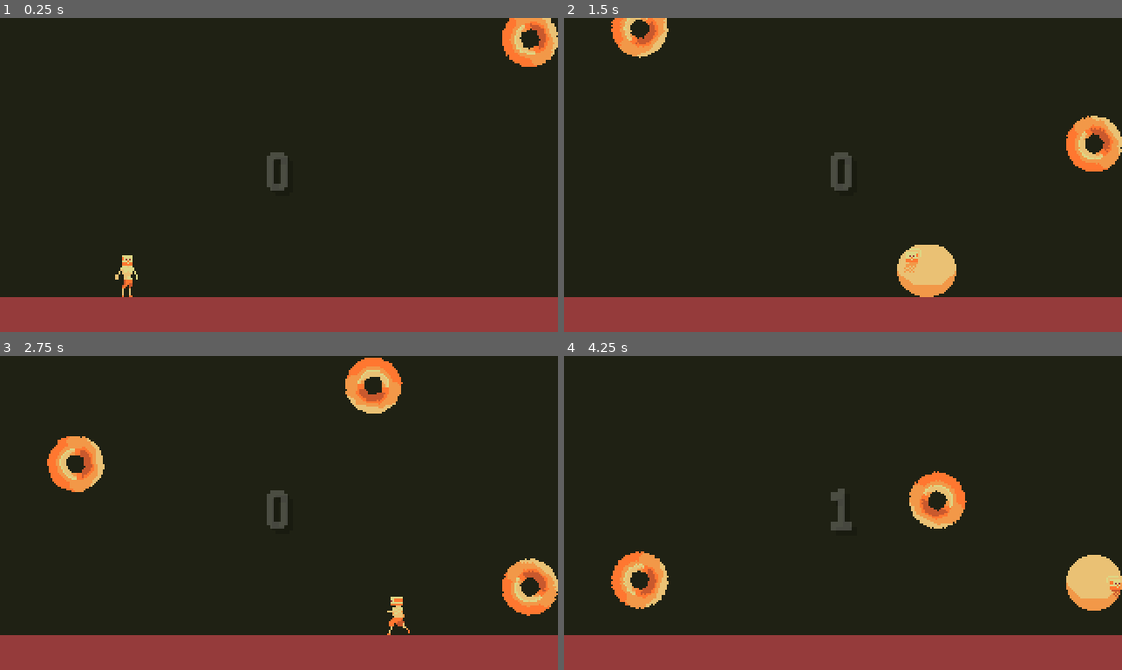
Above: before the commit, frames 1-4 (two rows, left to right).
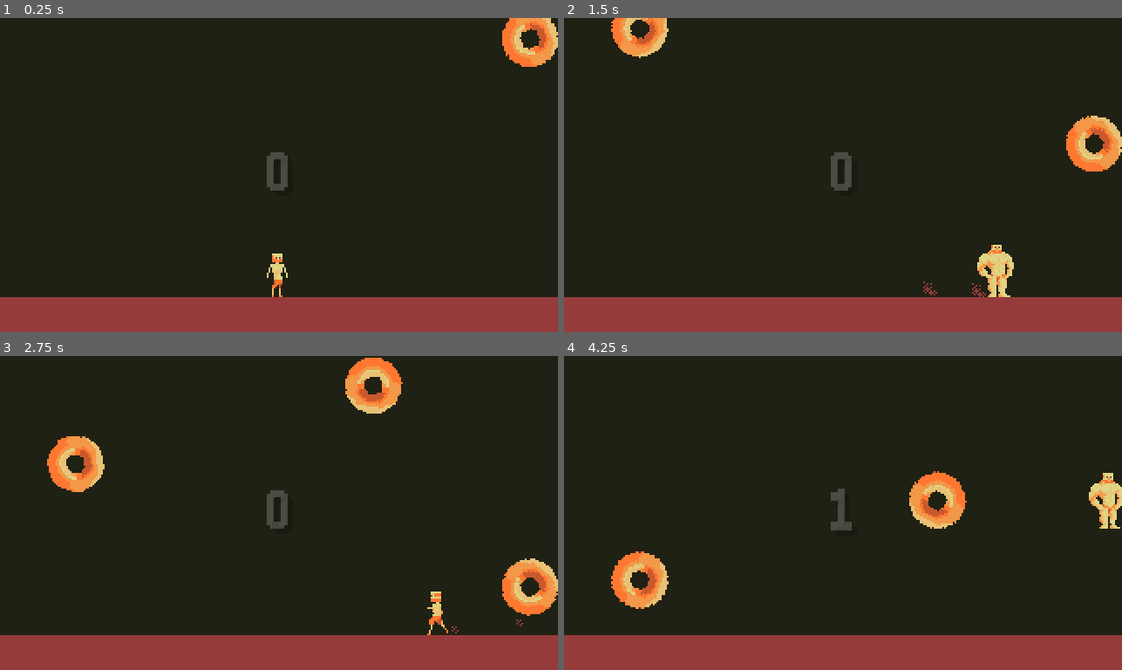
Above: after the commit, the same moments.

Repository: SamuelCGP/no-trition
Game: Godot game, scene res://No-trition.tscn
Two runs of this game, one before a commit and one after it. Both use one fixed random seed, a clock stepped at 60 frames per second and the inputs below.
Inputs:
- Up to frame 1 (0.25 s): no input
- Up to frame 2 (1.5 s): hold D (right) from 0.53 s (still down); tap Z (change, bound only before the commit) at 0.6 s; tap W (up) at 0.77, 1.07 s; tap X (second_form, bound only after the commit) at 0.8, 1.35 s
- Up to frame 3 (2.75 s): tap W (up) at 1.52, 1.55, 1.82, 2.1 s; release D (right) at 2.03 s; hold A (left) from 2.03 s (still down); tap Z (change, bound only before the commit) at 2.3 s
- Up to frame 4 (4.25 s): release A (left) at 2.78 s; hold D (right) from 2.78 s (still down); tap Z (change, bound only before the commit) at 2.85 s; tap W (up) at 3.02, 3.32, 3.77, 3.8, 4.07 s; tap X (second_form, bound only after the commit) at 3.05, 3.6 s

The runs differ from the first frame. In frame 1, 0.4% of the frame differs, in the area x 20-52%, y 75-89%; in frame 2, 2.1%, in the area x 59-81%, y 72-89%; in frame 3, 0.5%; in frame 4, 2.1%.

Commit message:
matheus

Diff:
--- a/HungryMan.gd
+++ /dev/null
@@ -1,76 +0,0 @@
-extends KinematicBody2D
-
-const GRAVITY = 20
-const SCALE_LERP_SPEED = 10.0
-
-var grounded = false
-var last_grounded = false
-
-var speed = 50
-var jump_force = 200
-var motion = Vector2()
-var nutrition = "hungry" # hungry! fat! muscular?
-
-onready var sprite = $Sprite as AnimatedSprite
-onready var hungry_shape = $HungryShape as CollisionShape2D
-onready var fat_shape = $FatShape as CollisionShape2D
-
-func _process(delta: float) -> void:
-	if motion.x != 0:
-		sprite.flip_h = motion.x < 0
-
-	if motion.x != 0:
-		sprite.play(nutrition + "_walk")
-	else:
-		sprite.play(nutrition + "_idle")
-
-	if last_grounded != grounded and grounded:
-		sprite.scale = Vector2(1.4, 0.6)
-
-	sprite.scale = sprite.scale.linear_interpolate(Vector2.ONE, SCALE_LERP_SPEED * delta)
-
-
-func _physics_process(_delta: float) -> void:
-	last_grounded = grounded
-	grounded = is_on_floor()
-
-	motion.y += GRAVITY
-	motion.x = Input.get_axis('left', 'right') * speed
-
-	if grounded:
-		if Input.is_action_just_pressed("up"):
-			motion.y = -jump_force
-			sprite.scale = Vector2(0.6, 1.4)
-
-	motion = move_and_slide(motion, Vector2.UP)
-
-	# EAT
-	if Input.is_action_just_pressed("change"):
-		if nutrition == "hungry":
-			nutrition = "fat"
-			speed = 150
-			jump_force = 300
-
-			fat_shape.disabled = false
-			hungry_shape.disabled = true
-
-		elif nutrition == "fat":
-			nutrition = "hungry"
-			speed = 50
-			jump_force = 200
-
-			fat_shape.disabled = true
-			hungry_shape.disabled = false
-
-#			if nutrition == "hungry":
-#				nutrition = "fat"
-#				$Hungry.visible = false
-#				$Fat.visible = true
-#				$CollisionShape2D.shape.extents.y = 16
-#				$CollisionShape2D.shape.extents.x = 16
-#			elif nutrition == "fat":
-#				nutrition = "hungry"
-#				$Hungry.visible = true
-#				$Fat.visible = false
-#				$CollisionShape2D.shape.extents.y = 14
-#				$CollisionShape2D.shape.extents.x = 5
--- a/No-trition.tscn
+++ b/No-trition.tscn
@@ -1,13 +1,11 @@
-[gd_scene load_steps=46 format=2]
-
-[ext_resource path="res://scenes/donut.tscn" type="PackedScene" id=1]
-[ext_resource path="res://HungryMan.gd" type="Script" id=2]
-[ext_resource path="res://textures/character/hungry.png" type="Texture" id=3]
-[ext_resource path="res://pixel.tres" type="DynamicFont" id=4]
-[ext_resource path="res://textures/character/fat.png" type="Texture" id=5]
+[gd_scene load_steps=24 format=2]
+
+[ext_resource path="res://scenes/donut/Donut.tscn" type="PackedScene" id=1]
+[ext_resource path="res://scenes/hungry_man/HungryMan.tscn" type="PackedScene" id=2]
+[ext_resource path="res://resources/fonts/pixel.tres" type="DynamicFont" id=4]
 [ext_resource path="res://textures/tiles/map.png" type="Texture" id=6]
-[ext_resource path="res://Spawner.gd" type="Script" id=7]
-[ext_resource path="res://score_label.gd" type="Script" id=8]
+[ext_resource path="res://scripts/Spawner.gd" type="Script" id=7]
+[ext_resource path="res://scripts/score_label.gd" type="Script" id=8]
 
 [sub_resource type="ConvexPolygonShape2D" id=25]
 points = PoolVector2Array( 0, 0, 16, 0, 16, 16, 0, 16 )
@@ -179,103 +177,6 @@
 } ]
 0/z_index = 0
 
-[sub_resource type="AtlasTexture" id=23]
-atlas = ExtResource( 5 )
-region = Rect2( 0, 0, 32, 32 )
-
-[sub_resource type="AtlasTexture" id=15]
-atlas = ExtResource( 5 )
-region = Rect2( 0, 0, 32, 32 )
-
-[sub_resource type="AtlasTexture" id=16]
-atlas = ExtResource( 5 )
-region = Rect2( 32, 0, 32, 32 )
-
-[sub_resource type="AtlasTexture" id=17]
-atlas = ExtResource( 5 )
-region = Rect2( 64, 0, 32, 32 )
-
-[sub_resource type="AtlasTexture" id=18]
-atlas = ExtResource( 5 )
-region = Rect2( 96, 0, 32, 32 )
-
-[sub_resource type="AtlasTexture" id=19]
-atlas = ExtResource( 5 )
-region = Rect2( 128, 0, 32, 32 )
-
-[sub_resource type="AtlasTexture" id=20]
-atlas = ExtResource( 5 )
-region = Rect2( 160, 0, 32, 32 )
-
-[sub_resource type="AtlasTexture" id=21]
-atlas = ExtResource( 5 )
-region = Rect2( 192, 0, 32, 32 )
-
-[sub_resource type="AtlasTexture" id=22]
-atlas = ExtResource( 5 )
-region = Rect2( 224, 0, 32, 32 )
-
-[sub_resource type="AtlasTexture" id=6]
-atlas = ExtResource( 3 )
-region = Rect2( 0, 32, 32, 32 )
-
-[sub_resource type="AtlasTexture" id=7]
-atlas = ExtResource( 3 )
-region = Rect2( 32, 32, 32, 32 )
-
-[sub_resource type="AtlasTexture" id=8]
-atlas = ExtResource( 3 )
-region = Rect2( 0, 64, 32, 32 )
-
-[sub_resource type="AtlasTexture" id=9]
-atlas = ExtResource( 3 )
-region = Rect2( 32, 64, 32, 32 )
-
-[sub_resource type="AtlasTexture" id=10]
-atlas = ExtResource( 3 )
-region = Rect2( 64, 64, 32, 32 )
-
-[sub_resource type="AtlasTexture" id=11]
-atlas = ExtResource( 3 )
-region = Rect2( 96, 64, 32, 32 )
-
-[sub_resource type="AtlasTexture" id=12]
-atlas = ExtResource( 3 )
-region = Rect2( 128, 64, 32, 32 )
-
-[sub_resource type="AtlasTexture" id=13]
-atlas = ExtResource( 3 )
-region = Rect2( 160, 64, 32, 32 )
-
-[sub_resource type="SpriteFrames" id=14]
-animations = [ {
-"frames": [ SubResource( 23 ) ],
-"loop": true,
-"name": "fat_idle",
-"speed": 5.0
-}, {
-"frames": [ SubResource( 15 ), SubResource( 16 ), SubResource( 17 ), SubResource( 18 ), SubResource( 19 ), SubResource( 20 ), SubResource( 21 ), SubResource( 22 ) ],
-"loop": true,
-"name": "fat_walk",
-"speed": 16.0
-}, {
-"frames": [ SubResource( 6 ), SubResource( 7 ) ],
-"loop": true,
-"name": "hungry_idle",
-"speed": 5.0
-}, {
-"frames": [ SubResource( 8 ), SubResource( 9 ), SubResource( 10 ), SubResource( 11 ), SubResource( 12 ), SubResource( 13 ) ],
-"loop": true,
-"name": "hungry_walk",
-"speed": 12.0
-} ]
-
-[sub_resource type="RectangleShape2D" id=4]
-extents = Vector2( 6, 14 )
-
-[sub_resource type="CircleShape2D" id=42]
-radius = 16.0
-
 [node name="World" type="Node2D"]
 
 [node name="DevTips" type="Label" parent="."]
@@ -283,7 +184,8 @@
 margin_top = -52.0
 margin_right = 195.0
 margin_bottom = -38.0
-text = "aperta Z para mudar de forma"
+text = "Z para 1° forma
+X para 2° forma"
 
 [node name="ScoreLabel" type="Label" parent="."]
 modulate = Color( 1, 1, 1, 0.196078 )
@@ -306,28 +208,7 @@
 format = 1
 tile_data = PoolIntArray( 65534, 0, 0, 65535, 0, 2, 20, 0, 0, 21, 0, 2, 131070, 0, 65536, 131071, 0, 65538, 65556, 0, 6 …(1399 unchanged characters)…
 
-[node name="HungryMan" type="KinematicBody2D" parent="."]
-position = Vector2( 74, 139 )
-script = ExtResource( 2 )
-__meta__ = {
-"_edit_group_": true
-}
-
-[node name="Sprite" type="AnimatedSprite" parent="HungryMan"]
-position = Vector2( 0, 14 )
-frames = SubResource( 14 )
-animation = "hungry_idle"
-frame = 1
-playing = true
-offset = Vector2( 0, -14 )
-
-[node name="HungryShape" type="CollisionShape2D" parent="HungryMan"]
-position = Vector2( -1, 0 )
-shape = SubResource( 4 )
-
-[node name="FatShape" type="CollisionShape2D" parent="HungryMan"]
-shape = SubResource( 42 )
-disabled = true
+[node name="HungryMan" parent="." instance=ExtResource( 2 )]
 
 [node name="Donut" parent="." instance=ExtResource( 1 )]
 position = Vector2( 304, 0 )
--- a/project.godot
+++ b/project.godot
@@ -12,20 +12,26 @@
 "base": "Area2D",
 "class": "Donut",
 "language": "GDScript",
-"path": "res://Donut.gd"
+"path": "res://scenes/donut/Donut.gd"
+}, {
+"base": "Resource",
+"class": "PlayerForm",
+"language": "GDScript",
+"path": "res://scripts/PlayerForm.gd"
 }, {
 "base": "Label",
 "class": "ScoreLabel",
 "language": "GDScript",
-"path": "res://score_label.gd"
+"path": "res://scripts/score_label.gd"
 }, {
 "base": "Timer",
 "class": "Spawner",
 "language": "GDScript",
-"path": "res://Spawner.gd"
+"path": "res://scripts/Spawner.gd"
 } ]
 _global_script_class_icons={
 "Donut": "",
+"PlayerForm": "",
 "ScoreLabel": "",
 "Spawner": ""
 }
@@ -38,7 +44,7 @@
 
 [autoload]
 
-GameManager="*res://game_manager.gd"
+GameManager="*res://scripts/game_manager.gd"
 
 [debug]
 
@@ -107,10 +113,16 @@
 , Object(InputEventKey,"resource_local_to_scene":false,"resource_name":"","device":0,"alt":false,"shift":false,"control":false,"meta":false,"command":false,"pressed":false,"scancode":0,"physical_scancode":16777233,"unicode":0,"echo":false,"script":null)
  ]
 }
-change={
+first_form={
 "deadzone": 0.5,
 "events": [ Object(InputEventKey,"resource_local_to_scene":false,"resource_name":"","device":0,"alt":false,"shift":false,"control":false,"meta":false,"command":false,"pressed":false,"scancode":0,"physical_scancode":90,"unicode":0,"echo":false,"script":null)
 , Object(InputEventKey,"resource_local_to_scene":false,"resource_name":"","device":0,"alt":false,"shift":false,"control":false,"meta":false,"command":false,"pressed":false,"scancode":0,"physical_scancode":74,"unicode":0,"echo":false,"script":null)
+ ]
+}
+second_form={
+"deadzone": 0.5,
+"events": [ Object(InputEventKey,"resource_local_to_scene":false,"resource_name":"","device":0,"alt":false,"shift":false,"control":false,"meta":false,"command":false,"pressed":false,"scancode":0,"physical_scancode":88,"unicode":0,"echo":false,"script":null)
+, Object(InputEventKey,"resource_local_to_scene":false,"resource_name":"","device":0,"alt":false,"shift":false,"control":false,"meta":false,"command":false,"pressed":false,"scancode":0,"physical_scancode":75,"unicode":0,"echo":false,"script":null)
  ]
 }
 
--- a/pixel.tres
+++ b/resources/fonts/pixel.tres
@@ -1,6 +1,7 @@
 [gd_resource type="DynamicFont" load_steps=2 format=2]
 
-[ext_resource path="res://pixel.ttf" type="DynamicFontData" id=1]
+[ext_resource path="res://resources/fonts/pixel.ttf" type="DynamicFontData" id=1]
+
 
 [resource]
 size = 32
--- /dev/null
+++ b/resources/particles/walk_particle.tres
@@ -0,0 +1,13 @@
+[gd_resource type="ParticlesMaterial" format=2]
+
+[resource]
+lifetime_randomness = 0.1
+flag_disable_z = true
+direction = Vector3( -1, -0.3, 0 )
+spread = 5.0
+gravity = Vector3( 0, 50, 0 )
+initial_velocity = 100.0
+initial_velocity_random = 0.2
+orbit_velocity = 0.0
+orbit_velocity_random = 0.0
+damping = 10.0
--- /dev/null
+++ b/resources/player_form/fat_form.tres
@@ -0,0 +1,11 @@
+[gd_resource type="Resource" load_steps=3 format=2]
+
+[ext_resource path="res://scripts/PlayerForm.gd" type="Script" id=1]
+[ext_resource path="res://textures/particle/fat_walk.png" type="Texture" id=2]
+
+[resource]
+script = ExtResource( 1 )
+speed = 200
+jump_force = 300
+particle_amount = 8
+particle = ExtResource( 2 )
--- /dev/null
+++ b/resources/player_form/hungry_form.tres
@@ -0,0 +1,11 @@
+[gd_resource type="Resource" load_steps=3 format=2]
+
+[ext_resource path="res://scripts/PlayerForm.gd" type="Script" id=1]
+[ext_resource path="res://textures/particle/hungry_walk.png" type="Texture" id=2]
+
+[resource]
+script = ExtResource( 1 )
+speed = 50
+jump_force = 200
+particle_amount = 3
+particle = ExtResource( 2 )
--- /dev/null
+++ b/resources/player_form/muscular_form.tres
@@ -0,0 +1,11 @@
+[gd_resource type="Resource" load_steps=3 format=2]
+
+[ext_resource path="res://scripts/PlayerForm.gd" type="Script" id=1]
+[ext_resource path="res://textures/particle/fat_walk.png" type="Texture" id=2]
+
+[resource]
+script = ExtResource( 1 )
+speed = 150
+jump_force = 400
+particle_amount = 6
+particle = ExtResource( 2 )
--- a/scenes/donut.tscn
+++ b/scenes/donut/Donut.tscn
@@ -1,19 +1,19 @@
 [gd_scene load_steps=4 format=2]
 
-[ext_resource path="res://Donut.gd" type="Script" id=1]
-[ext_resource path="res://textures/items/donut.png" type="Texture" id=2]
+[ext_resource path="res://textures/items/donut.png" type="Texture" id=1]
+[ext_resource path="res://scenes/donut/Donut.gd" type="Script" id=2]
 
 [sub_resource type="CircleShape2D" id=24]
 radius = 16.0312
 
 [node name="Donut" type="Area2D"]
-script = ExtResource( 1 )
+script = ExtResource( 2 )
 __meta__ = {
 "_edit_group_": true
 }
 
 [node name="Sprite" type="Sprite" parent="."]
-texture = ExtResource( 2 )
+texture = ExtResource( 1 )
 
 [node name="CollisionShape2D" type="CollisionShape2D" parent="."]
 shape = SubResource( 24 )
--- /dev/null
+++ b/scenes/hungry_man/HungryMan.gd
@@ -0,0 +1,101 @@
+extends KinematicBody2D
+
+const GRAVITY = 20
+const SCALE_LERP_SPEED = 10.0
+const NUTRI_TYPE = ["hungry", "fat", "muscular"]
+const DATA = {
+	"hungry": preload("res://resources/player_form/hungry_form.tres"),
+	"fat": preload("res://resources/player_form/fat_form.tres"),
+	"muscular": preload("res://resources/player_form/muscular_form.tres")
+}
+
+var grounded = false
+var last_grounded = false
+
+var data = DATA.hungry setget set_data
+var speed = 50
+var jump_force = 200
+var motion = Vector2()
+var nutrition = "hungry"
+
+onready var sprite = $Sprite as AnimatedSprite
+onready var hungry_shape = $HungryShape as CollisionShape2D
+onready var fat_shape = $FatShape as CollisionShape2D
+onready var muscular_shape = $MuscularShape as CollisionShape2D
+onready var walk_particle = $WalkParticle as Particles2D
+
+enum {
+	HUNGRY = 0,
+	FAT,
+	MUSCULAR
+}
+
+func _process(delta: float) -> void:
+	if motion.x != 0:
+		sprite.flip_h = motion.x < 0
+		sprite.play(nutrition + "_walk")
+
+		walk_particle.texture = data.particle
+		walk_particle.process_material.direction.x = sign(motion.x) * -1
+		walk_particle.emitting = grounded
+	else:
+		walk_particle.emitting = false
+		sprite.play(nutrition + "_idle")
+
+	if last_grounded != grounded and grounded:
+		sprite.scale = Vector2(1.4, 0.6)
+
+	sprite.scale = sprite.scale.linear_interpolate(Vector2.ONE, SCALE_LERP_SPEED * delta)
+
+
+func _physics_process(_delta: float) -> void:
+	last_grounded = grounded
+	grounded = is_on_floor()
+
+	motion.y += GRAVITY
+	motion.x = Input.get_axis('left', 'right') * speed
+
+	if grounded:
+		if Input.is_action_just_pressed("up"):
+			motion.y = -jump_force
+			sprite.scale = Vector2(0.6, 1.4)
+
+	motion = move_and_slide(motion, Vector2.UP)
+
+	# EAT
+	if Input.is_action_just_pressed("first_form") || Input.is_action_just_pressed("second_form"):
+		var form = FAT if Input.is_action_pressed("first_form") else MUSCULAR
+		var nutri_index = NUTRI_TYPE.find(nutrition)
+
+		match(nutri_index):
+			HUNGRY:
+				change_form(form)
+
+			FAT:
+				change_form(HUNGRY)
+
+			MUSCULAR:
+				change_form(HUNGRY)
+
+func set_data(value:PlayerForm) -> void:
+	data = value
+
+	speed = data.speed
+	jump_force = data.jump_force
+	walk_particle.amount = data.particle_amount
+
+func change_form(nutri_type:int) -> void:
+	nutrition = NUTRI_TYPE[nutri_type]
+	set_data(DATA[NUTRI_TYPE[nutri_type]])
+
+	hungry_shape.disabled = true
+	fat_shape.disabled = true
+	muscular_shape.disabled = true
+
+	match(nutri_type):
+		HUNGRY:
+			hungry_shape.disabled = false
+		FAT:
+			fat_shape.disabled = false
+		MUSCULAR:
+			muscular_shape.disabled = false
--- /dev/null
+++ b/scenes/hungry_man/HungryMan.tscn
@@ -0,0 +1,164 @@
+[gd_scene load_steps=30 format=2]
+
+[ext_resource path="res://scenes/hungry_man/HungryMan.gd" type="Script" id=1]
+[ext_resource path="res://textures/character/hungry.png" type="Texture" id=2]
+[ext_resource path="res://textures/character/fat.png" type="Texture" id=3]
+[ext_resource path="res://resources/particles/walk_particle.tres" type="Material" id=4]
+[ext_resource path="res://textures/particle/fat_walk.png" type="Texture" id=5]
+[ext_resource path="res://textures/character/muscular.png" type="Texture" id=6]
+
+[sub_resource type="AtlasTexture" id=23]
+atlas = ExtResource( 3 )
+region = Rect2( 0, 0, 32, 32 )
+
+[sub_resource type="AtlasTexture" id=15]
+atlas = ExtResource( 3 )
+region = Rect2( 0, 0, 32, 32 )
+
+[sub_resource type="AtlasTexture" id=16]
+atlas = ExtResource( 3 )
+region = Rect2( 32, 0, 32, 32 )
+
+[sub_resource type="AtlasTexture" id=17]
+atlas = ExtResource( 3 )
+region = Rect2( 64, 0, 32, 32 )
+
+[sub_resource type="AtlasTexture" id=18]
+atlas = ExtResource( 3 )
+region = Rect2( 96, 0, 32, 32 )
+
+[sub_resource type="AtlasTexture" id=19]
+atlas = ExtResource( 3 )
+region = Rect2( 128, 0, 32, 32 )
+
+[sub_resource type="AtlasTexture" id=20]
+atlas = ExtResource( 3 )
+region = Rect2( 160, 0, 32, 32 )
+
+[sub_resource type="AtlasTexture" id=21]
+atlas = ExtResource( 3 )
+region = Rect2( 192, 0, 32, 32 )
+
+[sub_resource type="AtlasTexture" id=22]
+atlas = ExtResource( 3 )
+region = Rect2( 224, 0, 32, 32 )
+
+[sub_resource type="AtlasTexture" id=6]
+atlas = ExtResource( 2 )
+region = Rect2( 0, 32, 32, 32 )
+
+[sub_resource type="AtlasTexture" id=7]
+atlas = ExtResource( 2 )
+region = Rect2( 32, 32, 32, 32 )
+
+[sub_resource type="AtlasTexture" id=8]
+atlas = ExtResource( 2 )
+region = Rect2( 0, 64, 32, 32 )
+
+[sub_resource type="AtlasTexture" id=9]
+atlas = ExtResource( 2 )
+region = Rect2( 32, 64, 32, 32 )
+
+[sub_resource type="AtlasTexture" id=10]
+atlas = ExtResource( 2 )
+region = Rect2( 64, 64, 32, 32 )
+
+[sub_resource type="AtlasTexture" id=11]
+atlas = ExtResource( 2 )
+region = Rect2( 96, 64, 32, 32 )
+
+[sub_resource type="AtlasTexture" id=12]
+atlas = ExtResource( 2 )
+region = Rect2( 128, 64, 32, 32 )
+
+[sub_resource type="AtlasTexture" id=13]
+atlas = ExtResource( 2 )
+region = Rect2( 160, 64, 32, 32 )
+
+[sub_resource type="AtlasTexture" id=43]
+atlas = ExtResource( 6 )
+region = Rect2( 0, 0, 32, 32 )
+
+[sub_resource type="AtlasTexture" id=45]
+atlas = ExtResource( 6 )
+region = Rect2( 0, 0, 32, 32 )
+
+[sub_resource type="SpriteFrames" id=14]
+animations = [ {
+"frames": [ SubResource( 23 ) ],
+"loop": true,
+"name": "fat_idle",
+"speed": 5.0
+}, {
+"frames": [ SubResource( 15 ), SubResource( 16 ), SubResource( 17 ), SubResource( 18 ), SubResource( 19 ), SubResource( 20 ), SubResource( 21 ), SubResource( 22 ) ],
+"loop": true,
+"name": "fat_walk",
+"speed": 16.0
+}, {
+"frames": [ SubResource( 6 ), SubResource( 7 ) ],
+"loop": true,
+"name": "hungry_idle",
+"speed": 5.0
+}, {
+"frames": [ SubResource( 8 ), SubResource( 9 ), SubResource( 10 ), SubResource( 11 ), SubResource( 12 ), SubResource( 13 ) ],
+"loop": true,
+"name": "hungry_walk",
+"speed": 12.0
+}, {
+"frames": [ SubResource( 43 ) ],
+"loop": true,
+"name": "muscular_idle",
+"speed": 5.0
+}, {
+"frames": [ SubResource( 45 ) ],
+"loop": true,
+"name": "muscular_walk",
+"speed": 5.0
+} ]
+
+[sub_resource type="RectangleShape2D" id=4]
+extents = Vector2( 5, 13 )
+
+[sub_resource type="CircleShape2D" id=42]
+radius = 16.0
+
+[sub_resource type="RectangleShape2D" id=44]
+extents = Vector2( 9, 16 )
+
+[node name="HungryMan" type="KinematicBody2D"]
+position = Vector2( 160, 142 )
+script = ExtResource( 1 )
+__meta__ = {
+"_edit_group_": true
+}
+
+[node name="WalkParticle" type="Particles2D" parent="."]
+position = Vector2( 0, 14 )
+emitting = false
+amount = 3
+lifetime = 1.1
+speed_scale = 2.0
+randomness = 0.1
+local_coords = false
+process_material = ExtResource( 4 )
+texture = ExtResource( 5 )
+
+[node name="Sprite" type="AnimatedSprite" parent="."]
+position = Vector2( 0, 14 )
+frames = SubResource( 14 )
+animation = "hungry_idle"
+playing = true
+offset = Vector2( 0, -14 )
+
+[node name="HungryShape" type="CollisionShape2D" parent="."]
+position = Vector2( -1, 1 )
+shape = SubResource( 4 )
+
+[node name="FatShape" type="CollisionShape2D" parent="."]
+shape = SubResource( 42 )
+disabled = true
+
+[node name="MuscularShape" type="CollisionShape2D" parent="."]
+position = Vector2( -2, 0 )
+shape = SubResource( 44 )
+disabled = true
--- /dev/null
+++ b/scripts/PlayerForm.gd
@@ -0,0 +1,7 @@
+extends Resource
+class_name PlayerForm
+
+export(int) var speed = 50
+export(int) var jump_force = 200
+export(int) var particle_amount = 3
+export(StreamTexture) var particle = null
--- a/Spawner.gd
+++ b/scripts/Spawner.gd
@@ -4,7 +4,7 @@
 const MIN_WAIT_TIME = 2.5
 const MAX_WAIT_TIME = 4.5
 
-var donut_scene = preload('res://scenes/donut.tscn') as PackedScene
+var donut_scene = preload("res://scenes/donut/Donut.tscn") as PackedScene
 
 func _ready() -> void:
 	connect('timeout', self, 'timeout')
Renamed: pixel.ttf -> resources/fonts/pixel.ttf
Renamed: Donut.gd -> scenes/donut/Donut.gd
Renamed: game_manager.gd -> scripts/game_manager.gd
Renamed: score_label.gd -> scripts/score_label.gd
Binary file added: textures/character/muscular.aseprite
Binary file added: textures/character/muscular.png
Not shown, added: textures/character/muscular.png.import
Binary file added: textures/particle/fat_walk.png
Not shown, added: textures/particle/fat_walk.png.import
Binary file added: textures/particle/hungry_walk.png
Not shown, added: textures/particle/hungry_walk.png.import
